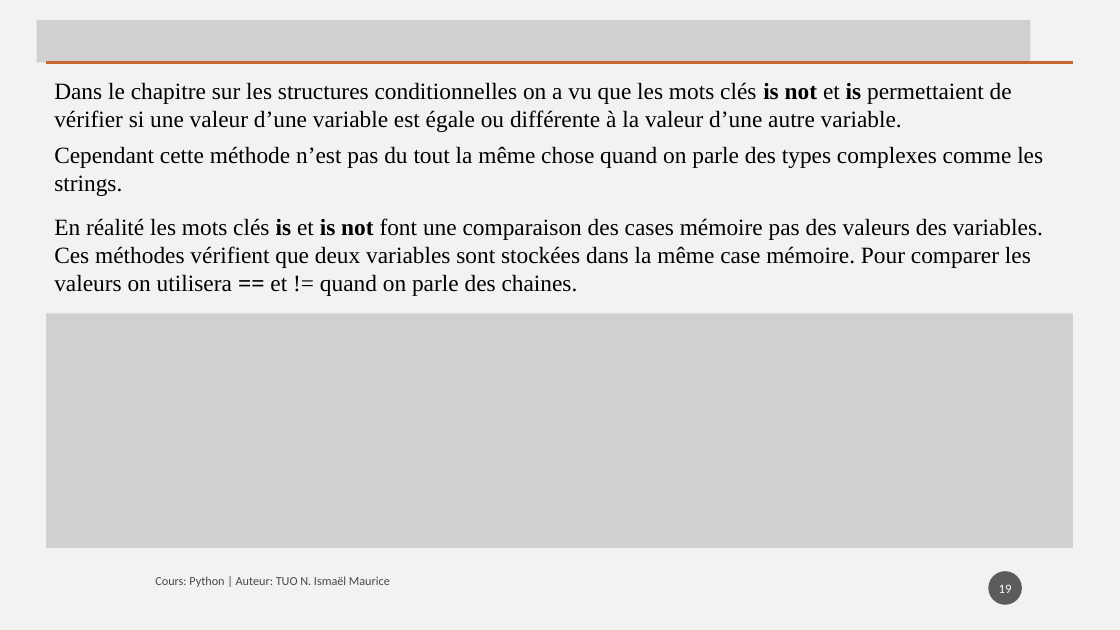
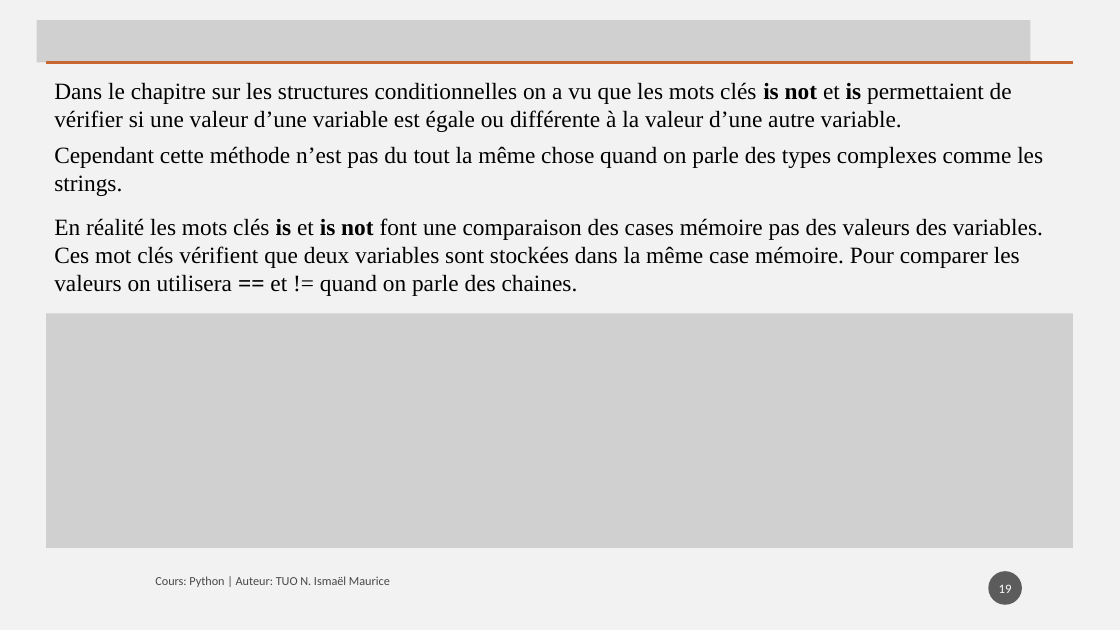
Before and after one commit to tisma95/cours-python, a slide deck: slide 19 of source/Chapitre 8 - Les chaines de caractères.pptx. Drawn at 1120x630 pixels with LibreOffice and Linux fonts; fonts in the diff are those of the drawing; grey boxes stand for pictures. Boxes give left, top, right and bottom in pixels: in the first picture for what was removed or moved away, otherwise in the second. Text is boxed around its words. In the diff, an @@ line names an element or a change of style, - is before the commit and + after.

```diff
--- a/source/Chapitre 8 - Les chaines de caractères.pptx
+++ b/source/Chapitre 8 - Les chaines de caractères.pptx
@@ text at [54,218,1043,296]: text changed @@
-En réalité les mots clés is et is not font une comparaison des cases mémoire pas des valeurs des variables. Ces méthodes vérifient que deux variables sont stockées dans la même case mémoire. Pour comparer les valeurs on utilisera == et != quand on parle des chaines.
+En réalité les mots clés is et is not font une comparaison des cases mémoire pas des valeurs des variables. Ces mot clés vérifient que deux variables sont stockées dans la même case mémoire. Pour comparer les valeurs on utilisera == et != quand on parle des chaines.
```
Also in this commit, not shown: 1 other slide changed, 1 other file.
